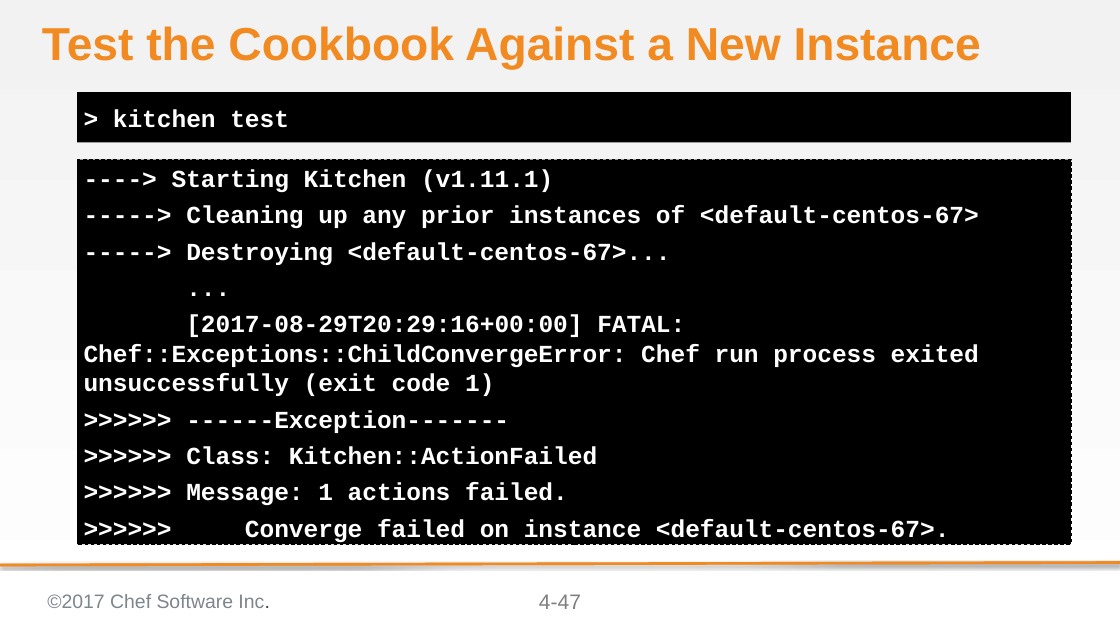
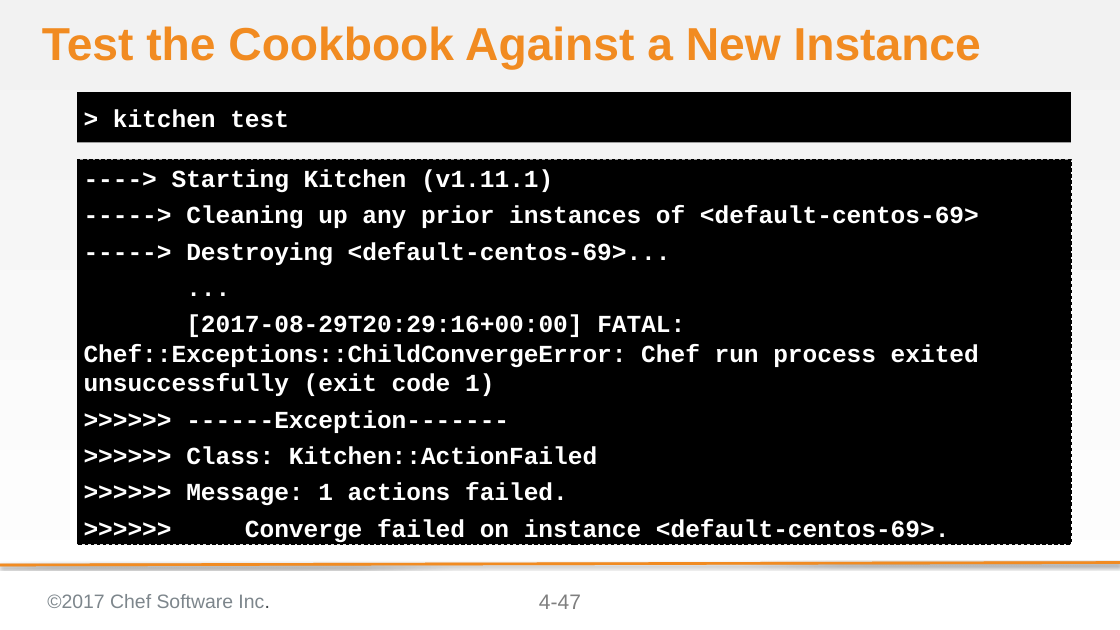
Before and after one commit to ericheiser/chef-intermediate, a slide deck: slide 47 of 04-refactoring_cookbooks_with_tests.pptx. Drawn at 1120x630 pixels with LibreOffice and Linux fonts; fonts in the diff are those of the drawing; background and template pictures are left out. Boxes give left, top, right and bottom in pixels: in the first picture for what was removed or moved away, otherwise in the second. Text is boxed around its words. In the diff, an @@ line names an element or a change of style, - is before the commit and + after.

Commit message:
added link 4.5, changed centos 6.7 to 6.9, corrected test file names to include _test.rb

```diff
--- a/04-refactoring_cookbooks_with_tests.pptx
+++ b/04-refactoring_cookbooks_with_tests.pptx
@@ text at bbox=[186, 205, 979, 266]: text changed @@
------> Cleaning up any prior instances of <default-centos-67>
------> Destroying <default-centos-67>...
+-----> Cleaning up any prior instances of <default-centos-69>
+-----> Destroying <default-centos-69>...
@@ text at bbox=[245, 519, 950, 545]: text changed @@
->>>>>> Converge failed on instance <default-centos-67>.
+>>>>>> Converge failed on instance <default-centos-69>.
```
Also in this commit, not shown: 10 other slides changed.
